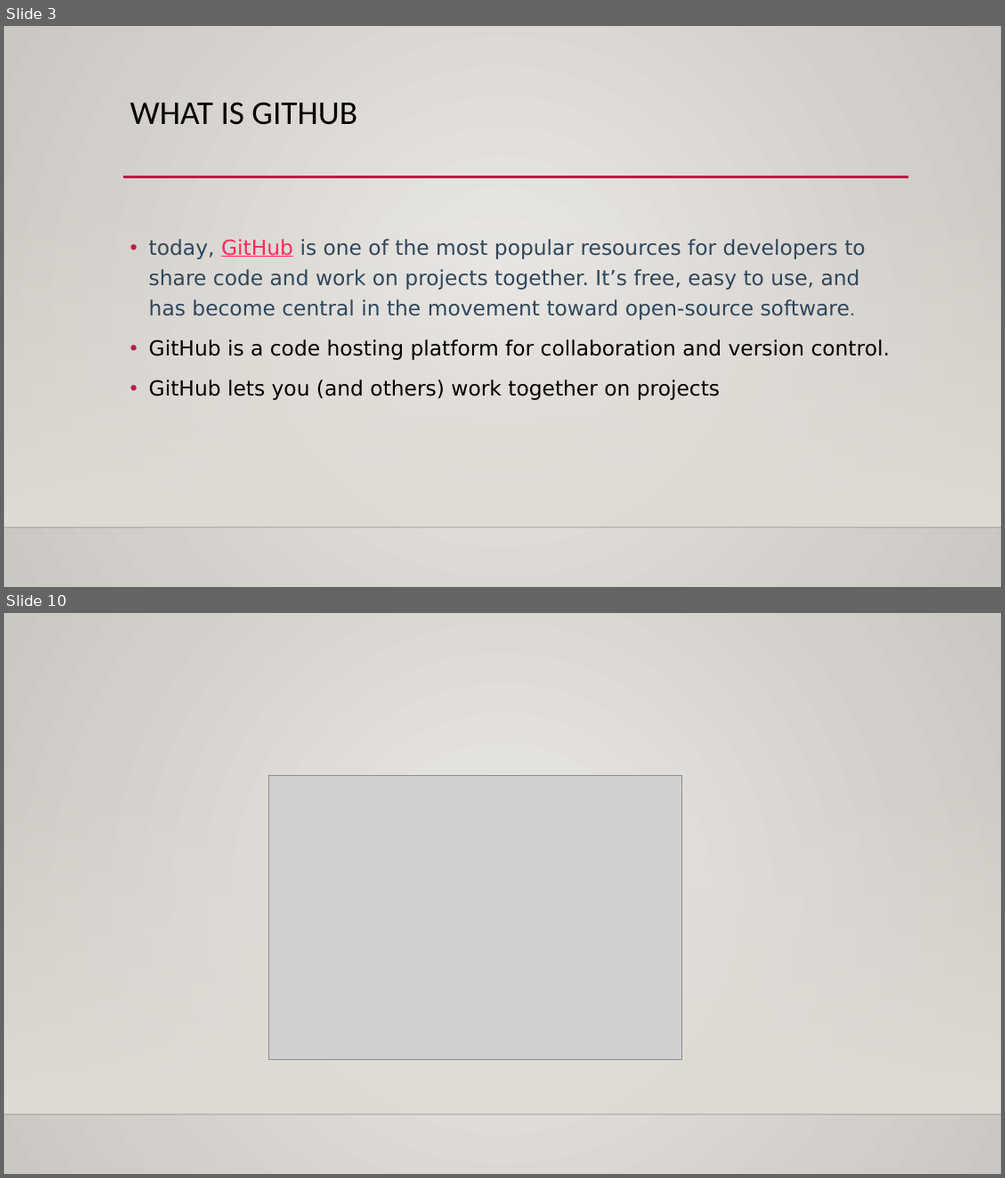
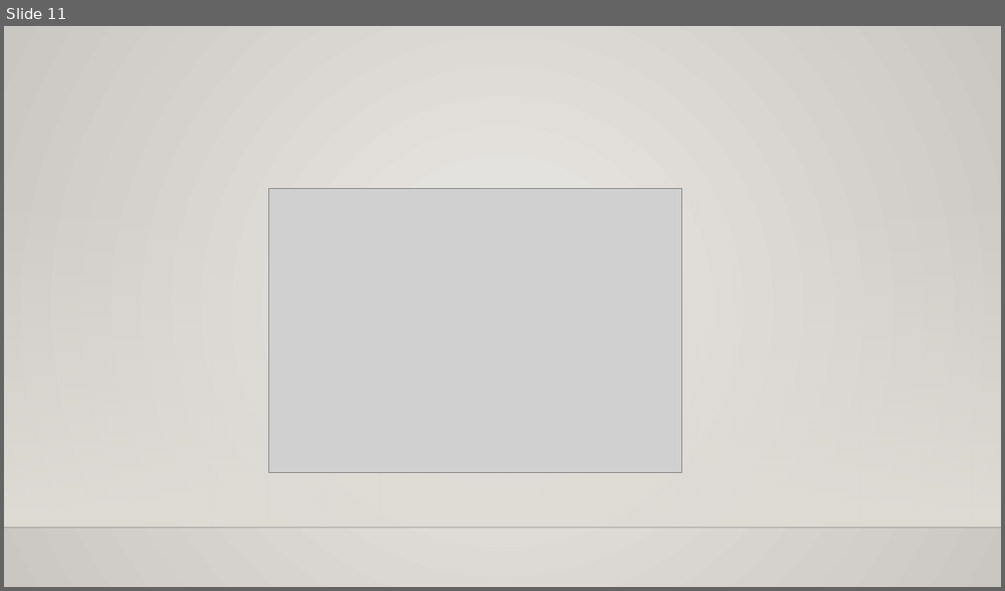
Before and after one commit to sushmithakongi/Infobell-Openshift-Daily-Work, a slide deck: Git And GitHub.pptx. Shown one above the other, each under a label of ours: slides 3 and 10 before the commit, slide 11 after it; the slides between them are not shown. The pictures are 1005x1178 and 1005x591 pixels, drawn with LibreOffice and Linux fonts; fonts in the diff are those of the drawing; grey boxes stand for pictures; background and template pictures are left out. Boxes give left, top, right and bottom in pixels: in the first picture for what was removed or moved away, otherwise in the second. Text is boxed around its words. In the diff, an @@ line names an element or a change of style, - is before the commit and + after.

```diff
--- a/Git And GitHub.pptx
+++ b/Git And GitHub.pptx
@@ slide 3 removed at [4,26,1001,587], background gradient #ECEAE7 to #CAC7C1; not listed: 2 template elements that a slide beside it also shows @@
@@ title removed at [130,102,357,125] @@
-WHAT IS GITHUB
@@ line removed from (123, 177) to (909, 177) @@
@@ text removed at [149,239,890,400] @@
-• today, GitHub is one of the most popular resources for developers to share code and work on projects together. It’s free, easy to use, and has become central in the movement toward open-source software.
-• GitHub is a code hosting platform for collaboration and version control.
-• GitHub lets you (and others) work together on projects
@@ what was slide 10 is now slide 11 @@
```
Also in this commit, not shown: 2 slides changed, 8 slides added, 6 other slides removed, 1 other file.
